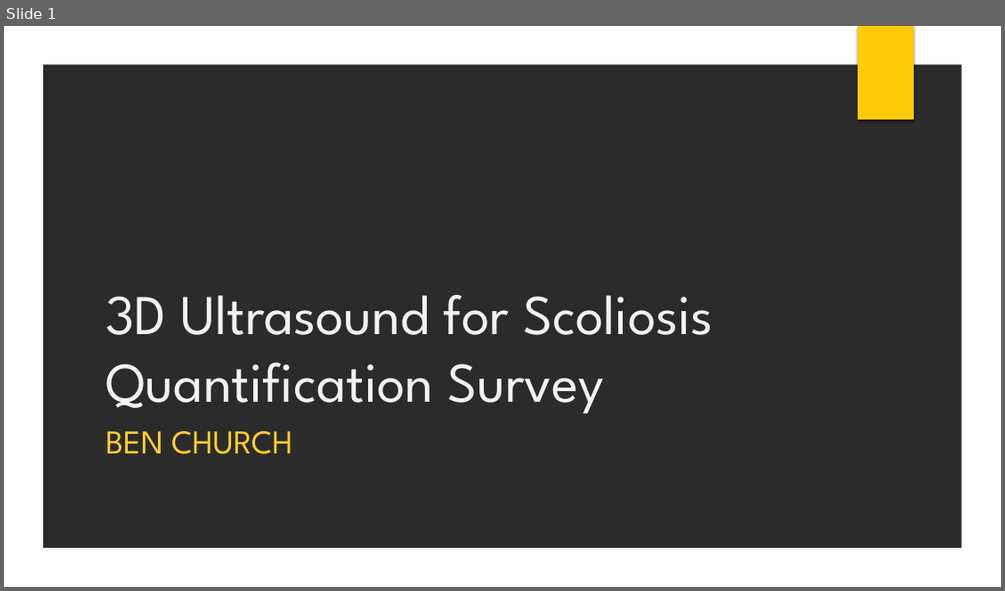
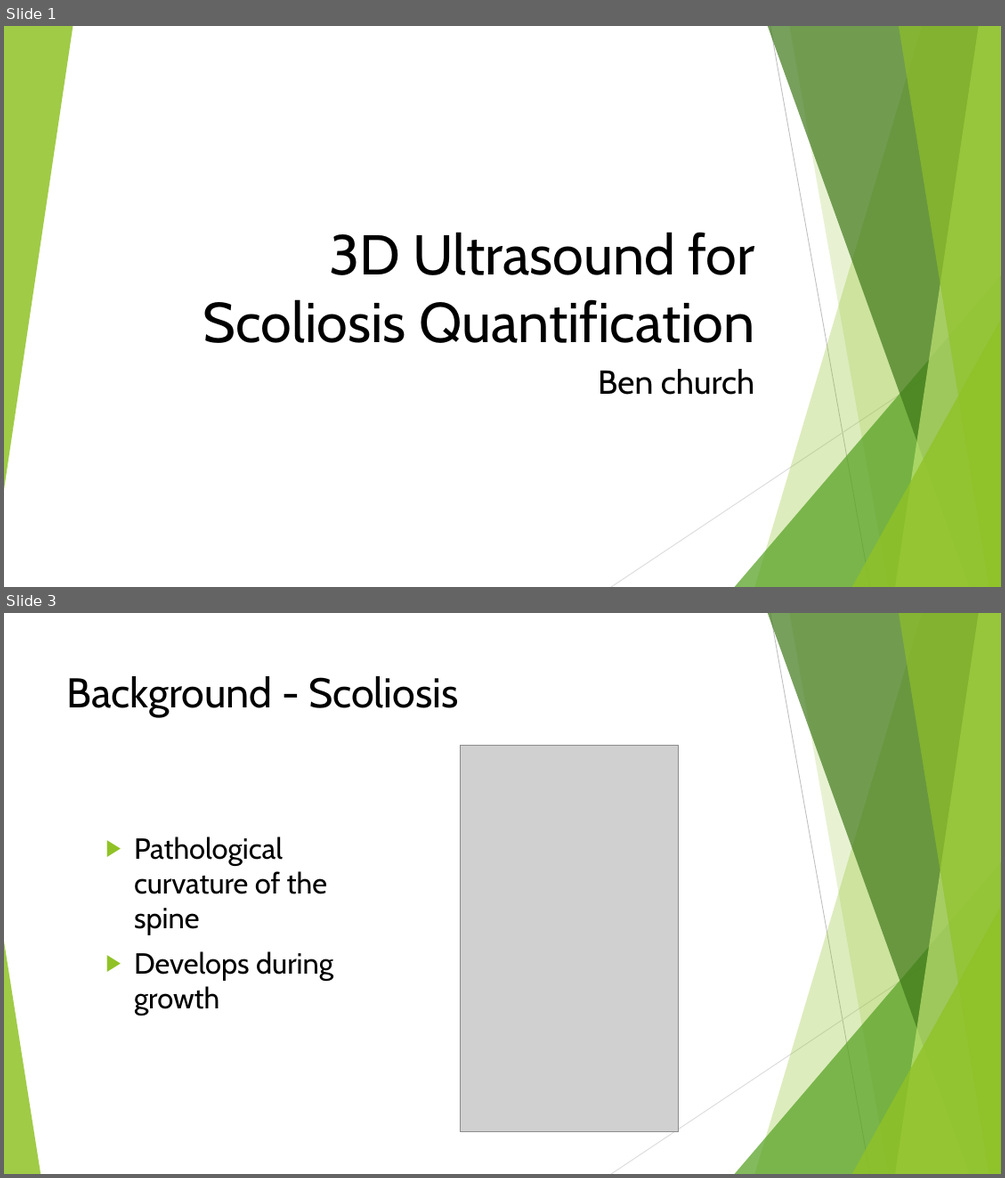
Before and after one commit to BenChurch/Fall2016, a slide deck: CISC897/FinalSurvey/Presentation/SurveyPresentation.pptx. Shown one above the other, each under a label of ours: slide 1 before the commit, slides 1 and 3 after it; the slides between them are not shown. The pictures are 1005x591 and 1005x1178 pixels, drawn with LibreOffice and Linux fonts; fonts in the diff are those of the drawing; grey boxes stand for pictures; background and template pictures are left out; a plain dark background stands for a picture behind light text. Boxes give left, top, right and bottom in pixels: in the first picture for what was removed or moved away, otherwise in the second. Text is boxed around its words. In the diff, an @@ line names an element or a change of style, - is before the commit and + after.

```diff
--- a/CISC897/FinalSurvey/Presentation/SurveyPresentation.pptx
+++ b/CISC897/FinalSurvey/Presentation/SurveyPresentation.pptx
@@ slide 3 added at [4,613,1001,1174], background #FFFFFF; not listed: 9 template elements that a slide beside it also shows @@
@@ title added at [67,676,459,718], 40 pt, text #000000 @@
+Background - Scoliosis
@@ picture added at [461,746,678,1132] @@
@@ text added at [134,836,333,1015], 28 pt, text #000000 @@
+▶ Pathological curvature of the spine
+▶ Develops during growth
@@ triangle added at [4,941,40,1174], fill #90C226 at 85% opacity @@
@@ slide 1 changed as well @@
@@ background picture (left out) to #FFFFFF @@
@@ freeform shape removed at [4,26,1001,587] @@
@@ group added at [4,26,1001,587]: 5 freeform shapes, 3 triangles, 2 lines @@
@@ rectangle removed at [858,26,914,119] @@
@@ title at [203,232,754,343]: text changed; font League Spartan to Cabin; text colour #F2F2F2 to #000000 @@
-3D Ultrasound for Scoliosis Quantification Survey
+3D Ultrasound for Scoliosis Quantification
@@ subtitle at [598,369,754,394]: text changed; font League Spartan to Cabin; text colour #FFD129 to #000000 @@
-BEN CHURCH
+Ben church
```
Also in this commit, not shown: 1 other slide changed, 2 other slides added, 1 slide removed, 22 other files.
